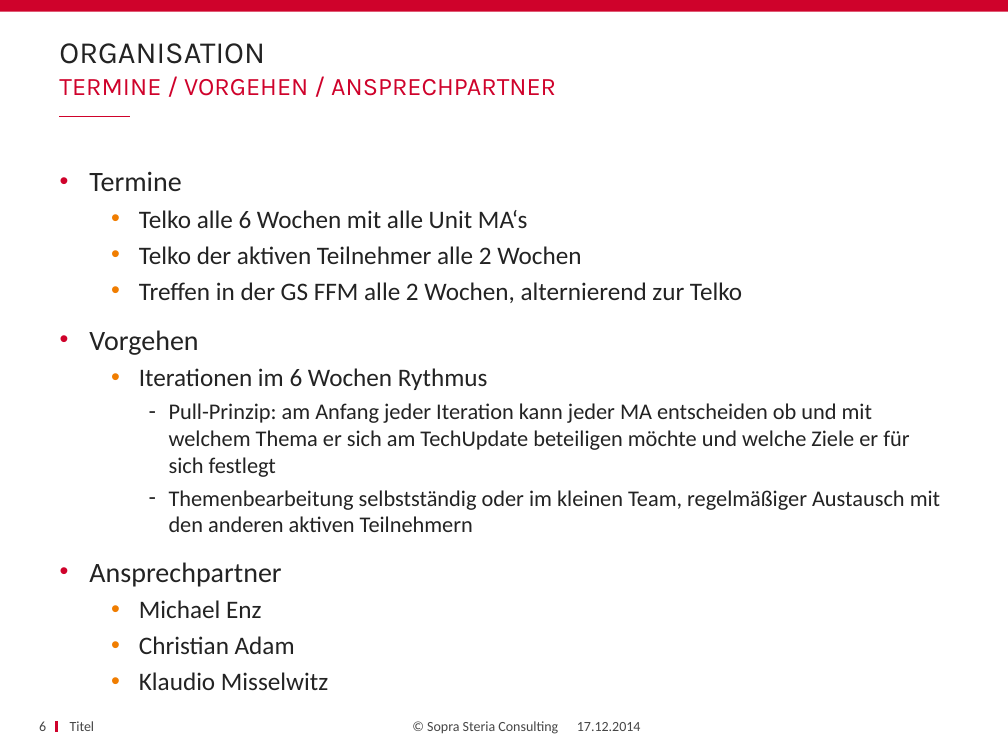
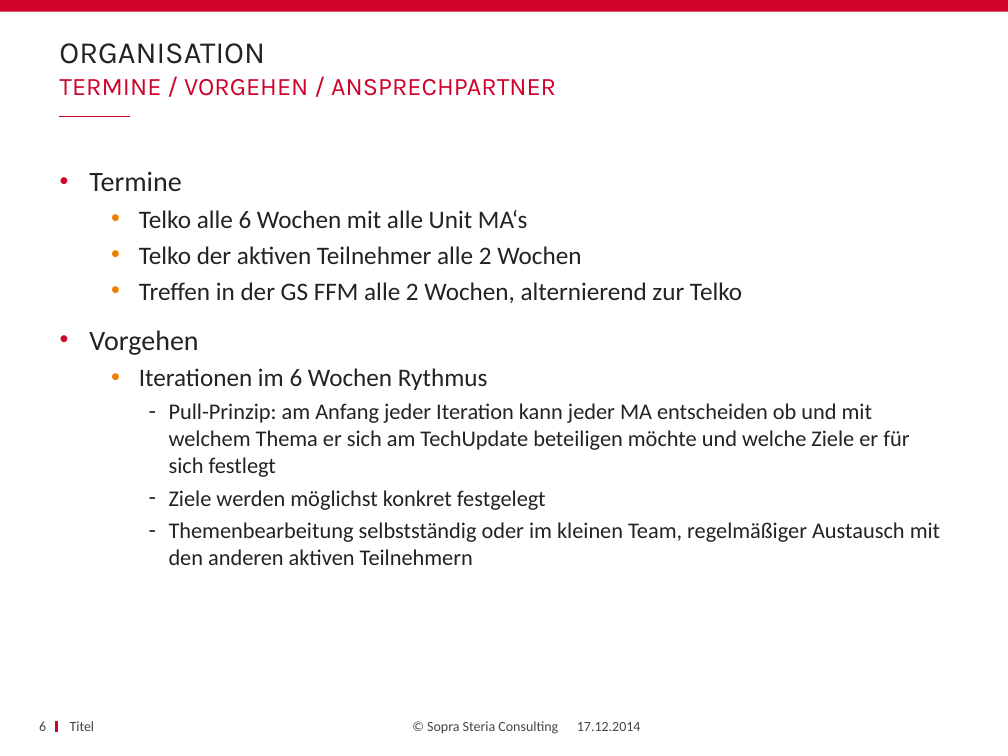
Before and after one commit to amueller0011stad/techupdate, a slide deck: slide 6 of TechUpdate_Status.pptx. Drawn at 1008x756 pixels with LibreOffice and Linux fonts; fonts in the diff are those of the drawing; background and template pictures are left out. Boxes give left, top, right and bottom in pixels: in the first picture for what was removed or moved away, otherwise in the second. Text is boxed around its words. In the diff, an @@ line names an element or a change of style, - is before the commit and + after.

Commit message:
update folien

```diff
--- a/TechUpdate_Status.pptx
+++ b/TechUpdate_Status.pptx
@@ text at (169, 490, 546, 510): paragraph added @@
+    ‐ Ziele werden möglichst konkret festgelegt
@@ text at (89, 562, 328, 690): paragraphs removed @@
-• Ansprechpartner
-  • Michael Enz
-  • Christian Adam
-  • Klaudio Misselwitz
```
Also in this commit, not shown: 1 other slide changed, 1 slide added.
